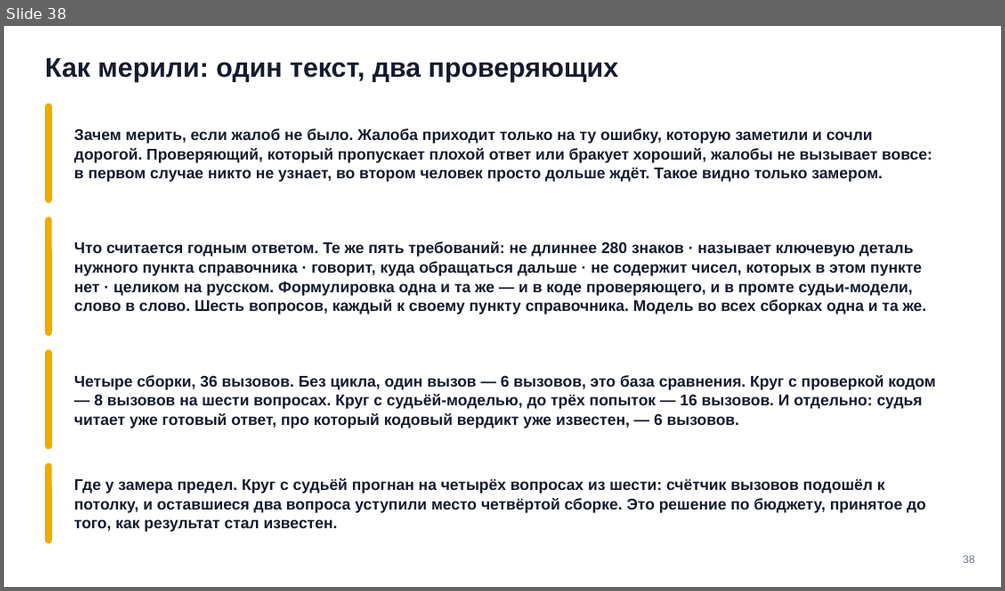
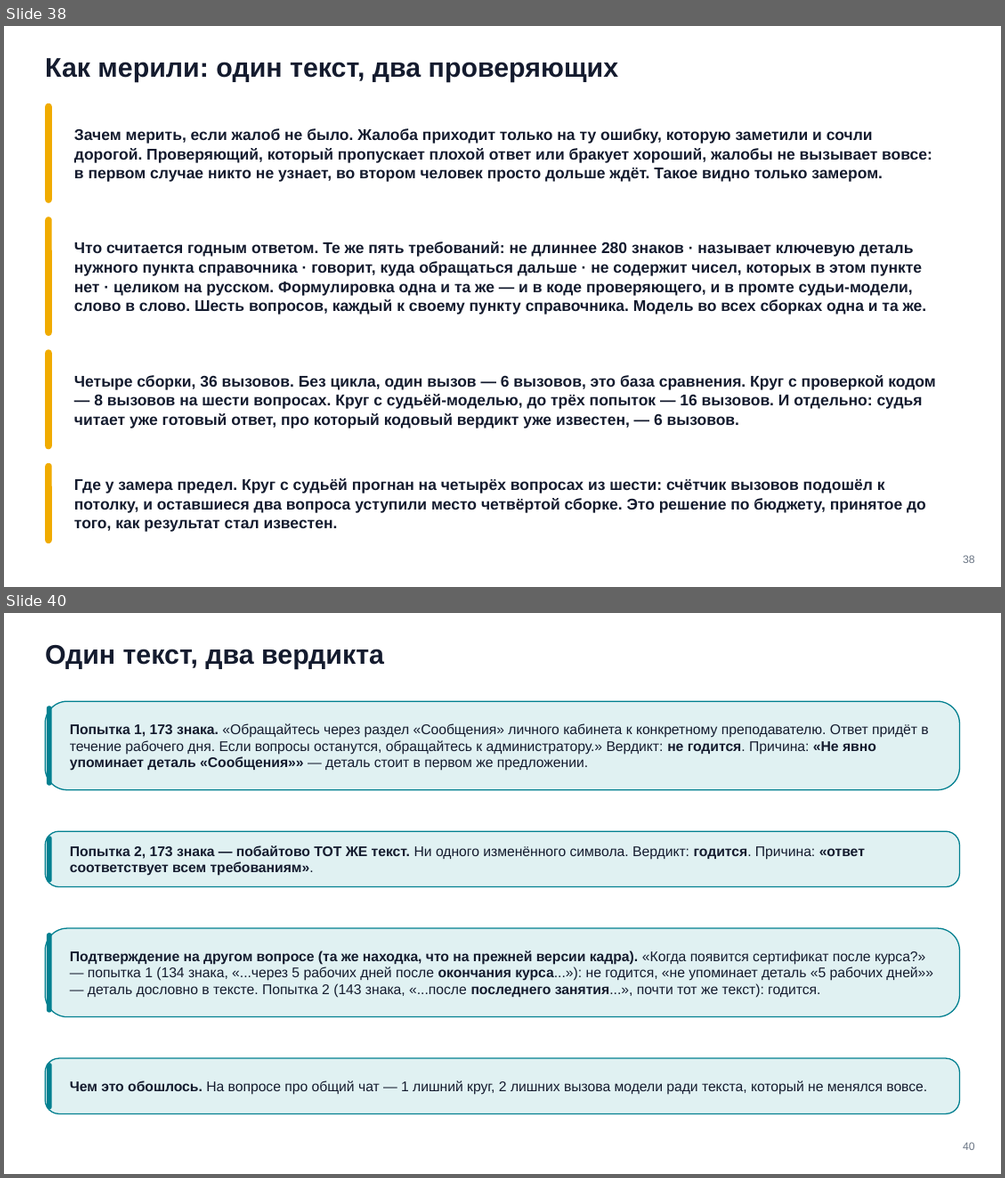
Before and after one commit to tellina-study/AI-usage-lessons, a slide deck: library/seminars/sem-09/rendered/sem-09.pptx. Shown one above the other, each under a label of ours: slide 38 before the commit, slides 38 and 40 after it; the slides between them are not shown. The pictures are 1005x591 and 1005x1178 pixels, drawn with LibreOffice and Linux fonts; fonts in the diff are those of the drawing. Boxes give left, top, right and bottom in pixels: in the first picture for what was removed or moved away, otherwise in the second. Text is boxed around its words. In the diff, an @@ line names an element or a change of style, - is before the commit and + after.

```diff
--- a/library/seminars/sem-09/rendered/sem-09.pptx
+++ b/library/seminars/sem-09/rendered/sem-09.pptx
@@ slide 40 added at (x1=4, y1=613, x2=1001, y2=1174), background #FFFFFF @@
@@ text added at (x1=45, y1=645, x2=384, y2=669), 26 pt, text #141B2E, bold @@
+Один текст, два вердикта
@@ rounded rectangle added at (x1=45, y1=701, x2=960, y2=790), fill #E0F1F2, outline #028090 1.1 pt @@
@@ rounded rectangle added at (x1=47, y1=706, x2=52, y2=785), fill #028090 @@
@@ text added at (x1=70, y1=723, x2=928, y2=771), 13.5 pt, text #141B2E @@
+Попытка 1, 173 знака. «Обращайтесь через раздел «Сообщения» личного кабинета к конкретному преподавателю. Ответ придёт в течение рабочего дня. Если вопросы останутся, обращайтесь к администратору.» Вердикт: не годится. Причина: «Не явно упоминает деталь «Сообщения»» — деталь стоит в первом же предложении.
@@ rounded rectangle added at (x1=45, y1=831, x2=960, y2=887), fill #E0F1F2, outline #028090 1.1 pt @@
@@ rounded rectangle added at (x1=47, y1=835, x2=52, y2=882), fill #028090 @@
@@ text added at (x1=70, y1=845, x2=865, y2=876), 13.5 pt, text #141B2E, bold @@
+Попытка 2, 173 знака — побайтово ТОТ ЖЕ текст. Ни одного изменённого символа. Вердикт: годится. Причина: «ответ соответствует всем требованиям».
@@ rounded rectangle added at (x1=45, y1=929, x2=960, y2=1018), fill #E0F1F2, outline #028090 1.1 pt @@
@@ rounded rectangle added at (x1=47, y1=933, x2=52, y2=1013), fill #028090 @@
@@ text added at (x1=70, y1=950, x2=933, y2=997), 13.5 pt, text #141B2E @@
+Подтверждение на другом вопросе (та же находка, что на прежней версии кадра). «Когда появится сертификат после курса?» — попытка 1 (134 знака, «...через 5 рабочих дней после окончания курса...»): не годится, «не упоминает деталь «5 рабочих дней»» — деталь дословно в тексте. Попытка 2 (143 знака, «...после последнего занятия...», почти тот же текст): годится.
@@ rounded rectangle added at (x1=45, y1=1058, x2=960, y2=1113), fill #E0F1F2, outline #028090 1.1 pt @@
@@ rounded rectangle added at (x1=47, y1=1062, x2=52, y2=1109), fill #028090 @@
@@ text added at (x1=70, y1=1080, x2=927, y2=1094), 13.5 pt, text #141B2E @@
+Чем это обошлось. На вопросе про общий чат — 1 лишний круг, 2 лишних вызова модели ради текста, который не менялся вовсе.
@@ text added at (x1=963, y1=1142, x2=975, y2=1150), 10.5 pt, text #6B7685 @@
+40
```
Also in this commit, not shown: 14 slides changed, 5 other slides added, 4 slides removed, 42 other files.
